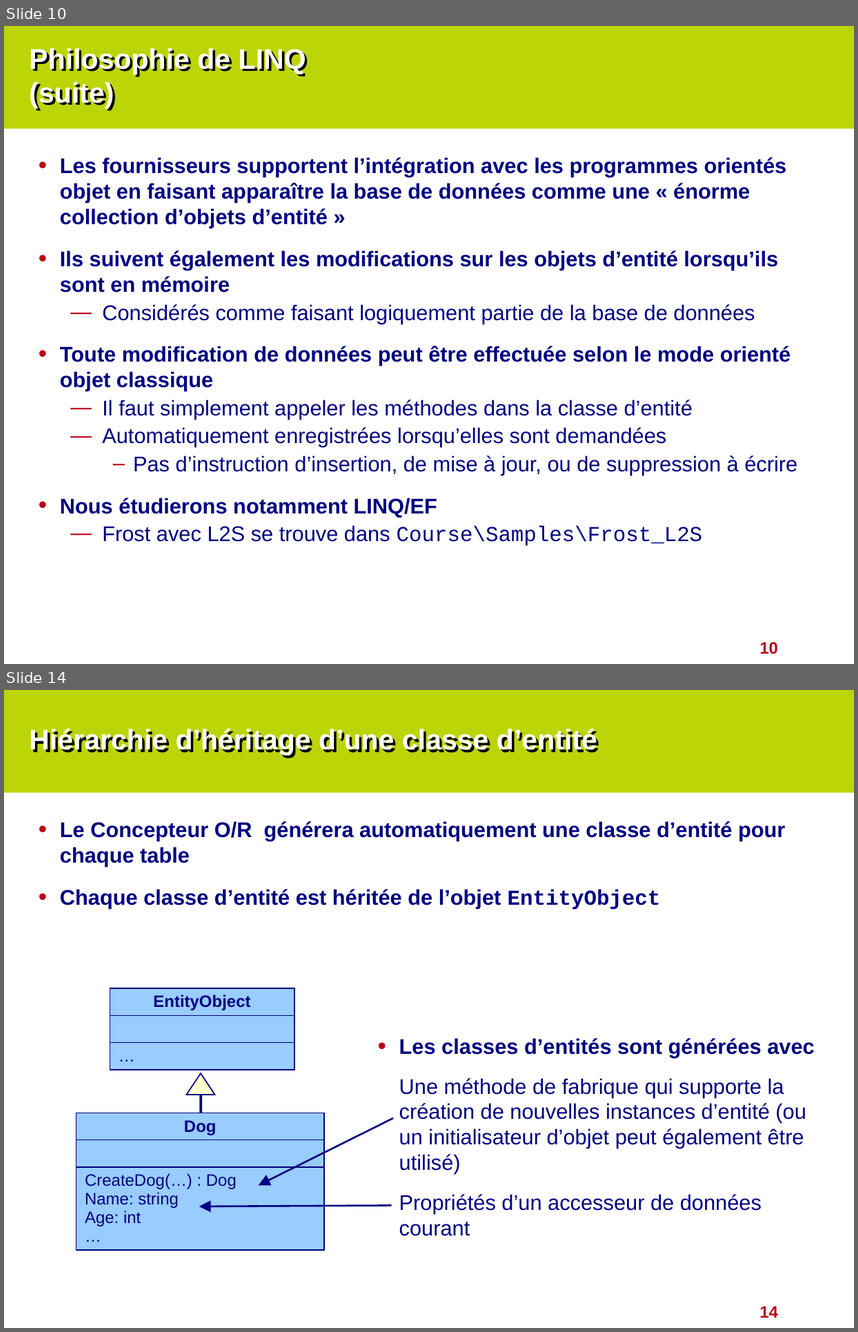
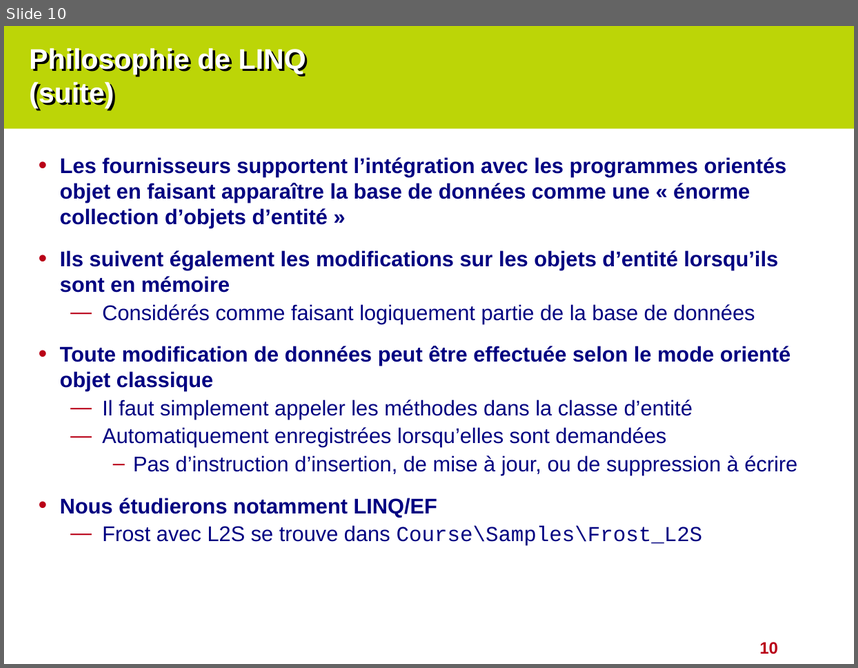
Before and after one commit to cyrilvincent/cs-advanced, a slide deck: ppt/CSAdvanced-06-EF.pptx. Shown one above the other, each under a label of ours: slides 10 and 14 before the commit, slide 10 after it; the slides between them are not shown. The pictures are 858x1332 and 858x668 pixels, drawn with LibreOffice and Linux fonts; fonts in the diff are those of the drawing. Boxes give left, top, right and bottom in pixels: in the first picture for what was removed or moved away, otherwise in the second. Text is boxed around its words. In the diff, an @@ line names an element or a change of style, - is before the commit and + after.

```diff
--- a/ppt/CSAdvanced-06-EF.pptx
+++ b/ppt/CSAdvanced-06-EF.pptx
@@ slide 14 removed at bbox=[4, 690, 854, 1328], background #BCD507; not listed: 2 template elements that a slide beside it also shows @@
@@ title removed at bbox=[29, 729, 597, 756] @@
-Hiérarchie d’héritage d’une classe d’entité
@@ text removed at bbox=[60, 821, 785, 909] @@
-• Le Concepteur O/R générera automatiquement une classe d’entité pour chaque table
-• Chaque classe d’entité est héritée de l’objet EntityObject
@@ table removed at bbox=[110, 988, 294, 1072], 3 rows, 1 columns @@
-EntityObject
-
-…
@@ text removed at bbox=[399, 1038, 814, 1236] @@
-• Les classes d’entités sont générées avec
-Une méthode de fabrique qui supporte la création de nouvelles instances d’entité (ou un initialisateur d’objet peut également être utilisé)
-Propriétés d’un accesseur de données courant
@@ triangle removed at bbox=[187, 1074, 215, 1094] @@
@@ line removed from (201, 1093) to (201, 1177) @@
@@ table removed at bbox=[76, 1112, 324, 1255], 3 rows, 1 columns @@
-Dog
-
-CreateDog(…) : Dog Name: string Age: int …
@@ arrow removed from (393, 1118) to (258, 1185) @@
@@ arrow removed from (392, 1205) to (199, 1206) @@
```
Also in this commit, not shown: 1 slide added, 12 other slides removed, 10 other files.
